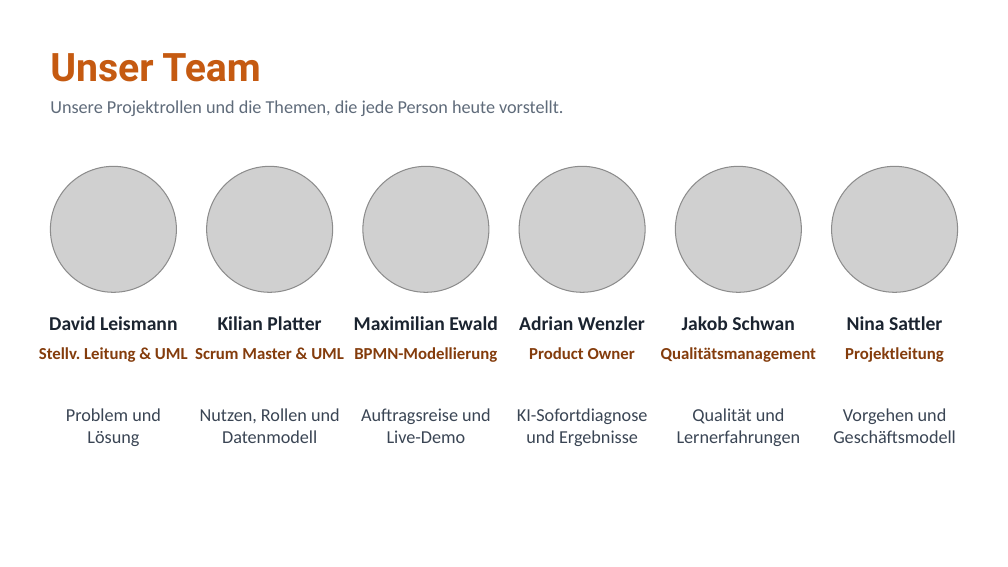
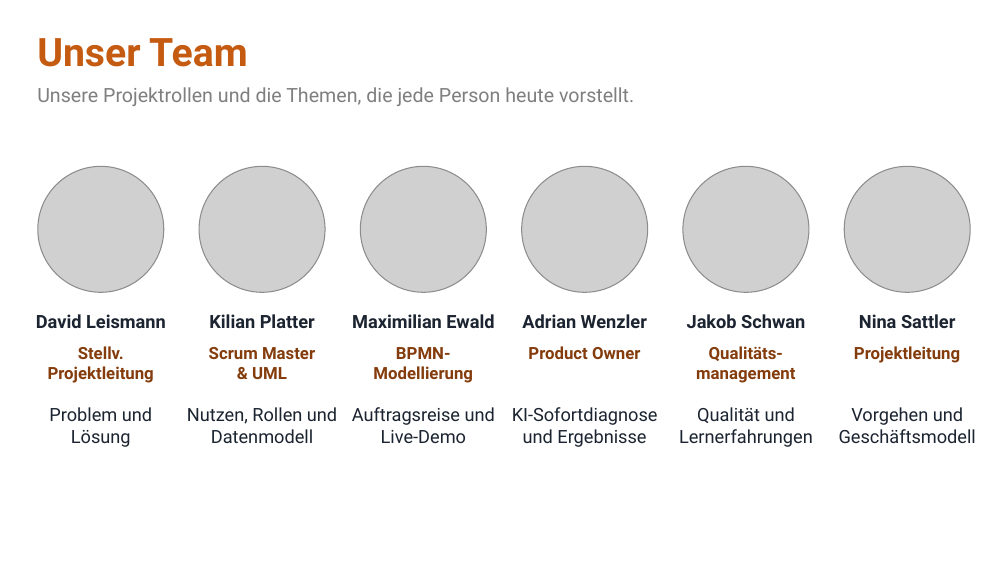
Before and after one commit to jakobschwan123-cmd/casestudy-semester-3, a slide deck: slide 2 of 4_praesentation/Abschlusspraesentation.pptx. Drawn at 1008x567 pixels with LibreOffice and Linux fonts; fonts in the diff are those of the drawing; grey boxes stand for pictures. Boxes give left, top, right and bottom in pixels: in the first picture for what was removed or moved away, otherwise in the second. Text is boxed around its words. In the diff, an @@ line names an element or a change of style, - is before the commit and + after.

```diff
--- a/4_praesentation/Abschlusspraesentation.pptx
+++ b/4_praesentation/Abschlusspraesentation.pptx
@@ text "Unser Team": place and size @@
-text "Unser Team" at box(50, 53, 261, 82)
+text "Unser Team" at box(37, 38, 248, 67)
@@ text "Unser Team" at box(37, 38, 248, 67): vertical alignment middle to top @@
@@ text "Unsere Projektrollen und die Themen, ...": place and size @@
-text "Unsere Projektrollen und die Themen, ..." at box(50, 100, 563, 116)
+text "Unsere Projektrollen und die Themen, ..." at box(37, 87, 634, 106)
@@ text "Unsere Projektrollen und die Themen, ..." at box(37, 87, 634, 106): size 13 to 14 pt, font Calibri to Roboto, text colour #5F6B7A to #7F7F7F @@
@@ picture: place and size @@
-picture at box(50, 166, 176, 292)
+picture at box(37, 166, 163, 292)
@@ picture: place and size @@
-picture at box(207, 166, 333, 292)
+picture at box(199, 166, 325, 292)
@@ picture: place and size @@
-picture at box(675, 166, 801, 292)
+picture at box(682, 166, 808, 292)
@@ picture: place and size @@
-picture at box(832, 166, 958, 292)
+picture at box(845, 166, 971, 292)
@@ size 14 to 13 pt, font Calibri to Roboto in 6 elements at box(352, 314, 494, 328), box(522, 314, 647, 328), box(209, 314, 315, 328), box(687, 314, 805, 328), box(859, 314, 955, 328), box(36, 314, 166, 328) @@
@@ text "David Leismann": place and size @@
-text "David Leismann" at box(49, 316, 178, 330)
+text "David Leismann" at box(36, 314, 166, 328)
@@ text "Kilian Platter": place and size @@
-text "Kilian Platter" at box(218, 316, 321, 330)
+text "Kilian Platter" at box(209, 314, 315, 328)
@@ text "Nina Sattler": place and size @@
-text "Nina Sattler" at box(847, 316, 942, 330)
+text "Nina Sattler" at box(859, 314, 955, 328)
@@ text at box(48, 346, 154, 383): text changed; font Calibri to Roboto @@
-Stellv. Leitung & UML
+Stellv.
+Projektleitung
@@ text at box(209, 347, 315, 379): text changed; font Calibri to Roboto @@
-Scrum Master & UML
+Scrum Master
+& UML
@@ text at box(373, 347, 473, 383): text changed; font Calibri to Roboto @@
-BPMN-Modellierung
+BPMN-
+Modellierung
@@ text "Product Owner" at box(528, 346, 640, 359): font Calibri to Roboto @@
@@ text at box(696, 346, 795, 383): text changed; font Calibri to Roboto @@
-Qualitätsmanagement
+Qualitäts-
+management
@@ text "Projektleitung" at box(854, 346, 960, 363): font Calibri to Roboto @@
@@ text "Projektleitung": place and size @@
-text "Projektleitung" at box(845, 347, 944, 362)
+text "Projektleitung" at box(854, 346, 960, 363)
@@ text "Problem und Lösung": place and size @@
-text "Problem und Lösung" at box(66, 408, 161, 446)
+text "Problem und Lösung" at box(49, 407, 152, 447)
@@ text "Nutzen, Rollen und Datenmodell": place and size @@
-text "Nutzen, Rollen und Datenmodell" at box(200, 408, 340, 443)
+text "Nutzen, Rollen und Datenmodell" at box(187, 407, 337, 443)
@@ font Calibri to Roboto, text colour #3A4554 to #1B2430 in 6 elements at box(352, 407, 495, 443), box(512, 407, 658, 447), box(187, 407, 337, 443), box(679, 407, 813, 447), box(49, 407, 152, 447), box(839, 407, 976, 443) @@
```
Also in this commit, not shown: 6 other slides changed, 1 other file.
